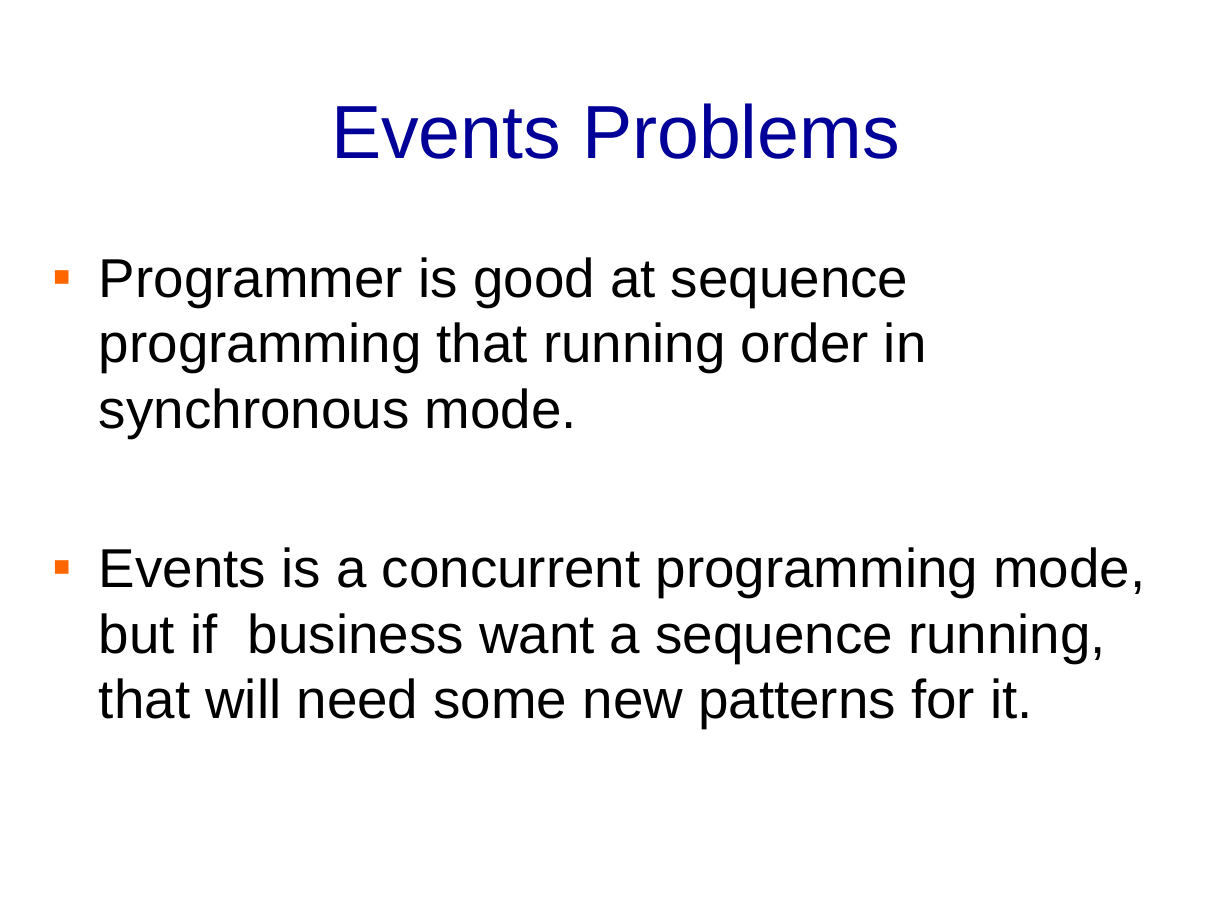
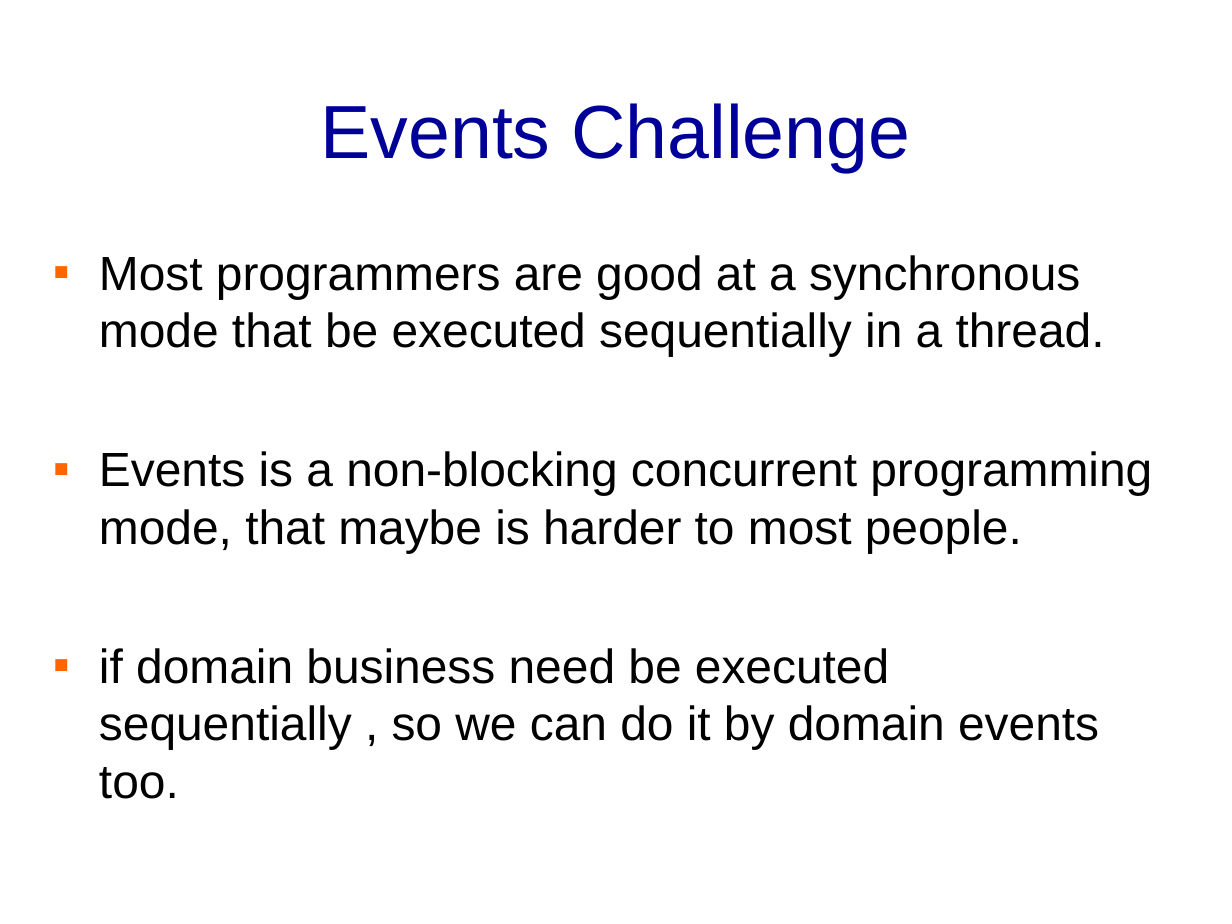
Before and after one commit to banq/jdonframework, a slide deck: slide 32 of doc/english/JdonFramework.ppt (slide 35 before the commit). Drawn at 1232x924 pixels with LibreOffice and Linux fonts; fonts in the diff are those of the drawing; background and template pictures are left out. Boxes give left, top, right and bottom in pixels: in the first picture for what was removed or moved away, otherwise in the second. Text is boxed around its words. In the diff, an @@ line names an element or a change of style, - is before the commit and + after.

```diff
--- a/doc/english/JdonFramework.ppt
+++ b/doc/english/JdonFramework.ppt
@@ title at <box>321,103,910,172</box>: text changed @@
-Events Problems
+Events Challenge
@@ text at <box>99,255,1152,799</box>: text changed; size 32 to 28 pt @@
-▪ Programmer is good at sequence programming that running order in synchronous mode.
-▪ Events is a concurrent programming mode, but if business want a sequence running, that will need some new patterns for it.
+▪ Most programmers are good at a synchronous mode that be executed sequentially in a thread.
+▪ Events is a non-blocking concurrent programming mode, that maybe is harder to most people.
+▪ if domain business need be executed sequentially , so we can do it by domain events too.
```
Also in this commit, not shown: 3 other slides changed, 2 slides added, 1 slide removed, 4 other files.
